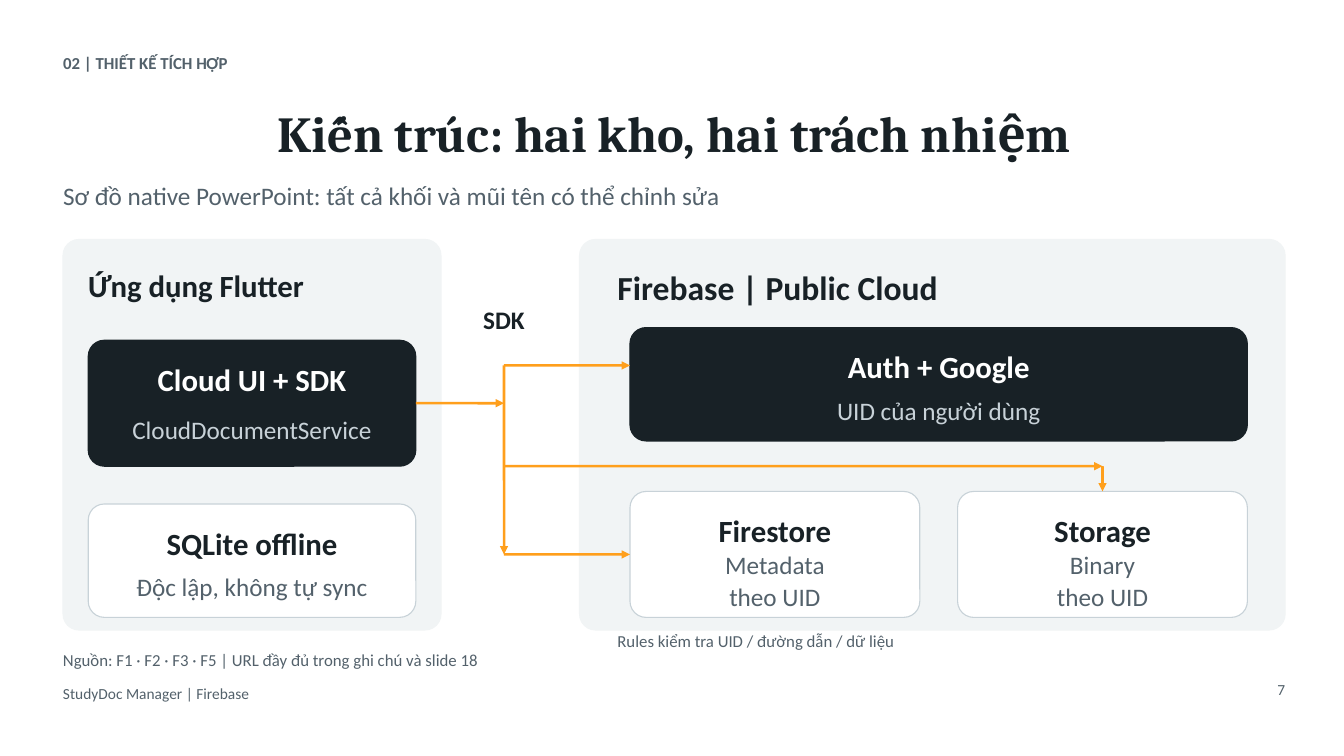
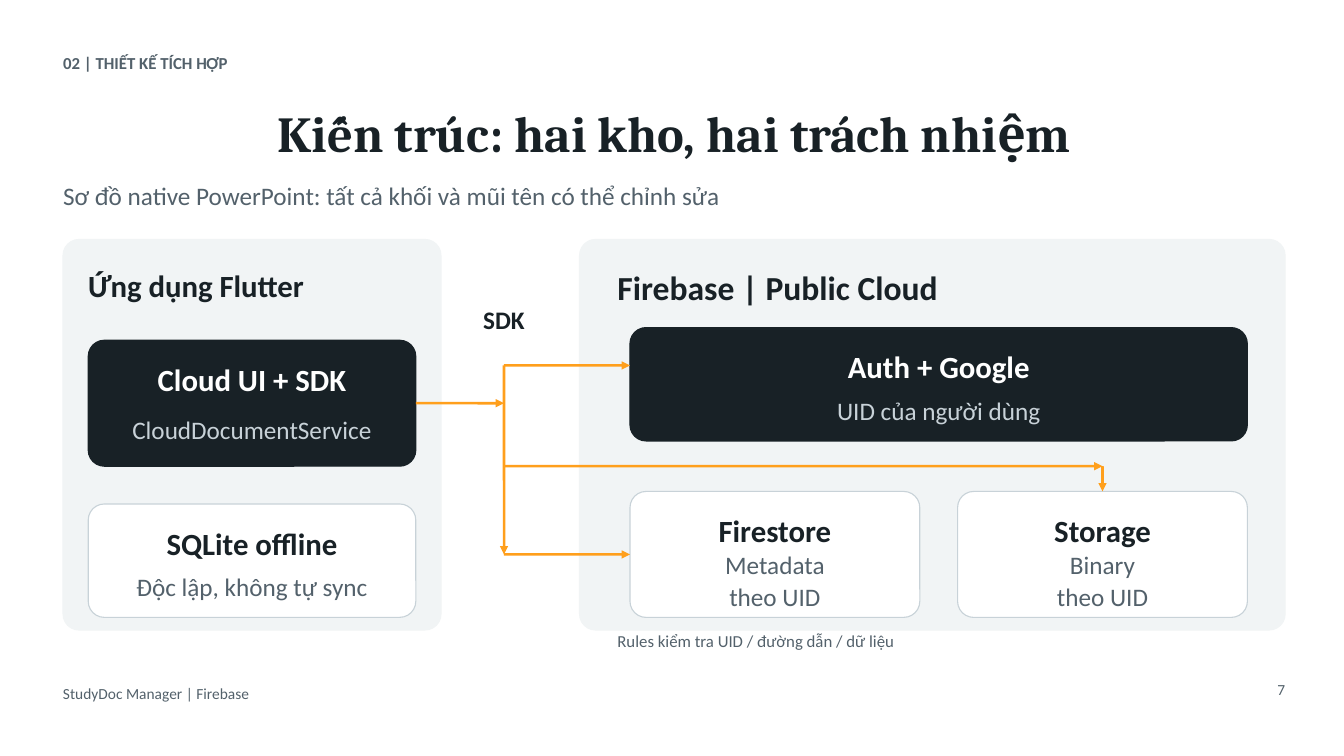
Before and after one commit to tungcorn/mobile_th1_qly_hoc_tap, a slide deck: slide 7 of SLIDE_FIREBASE_CLOUD_DMS.pptx. Drawn at 1344x756 pixels with LibreOffice and Linux fonts; fonts in the diff are those of the drawing. Boxes give left, top, right and bottom in pixels: in the first picture for what was removed or moved away, otherwise in the second. Text is boxed around its words. In the diff, an @@ line names an element or a change of style, - is before the commit and + after.

```diff
--- a/SLIDE_FIREBASE_CLOUD_DMS.pptx
+++ b/SLIDE_FIREBASE_CLOUD_DMS.pptx
@@ text removed at [63,653,478,669] @@
-Nguồn: F1 · F2 · F3 · F5 | URL đầy đủ trong ghi chú và slide 18
```
Also in this commit, not shown: 10 other slides changed.
